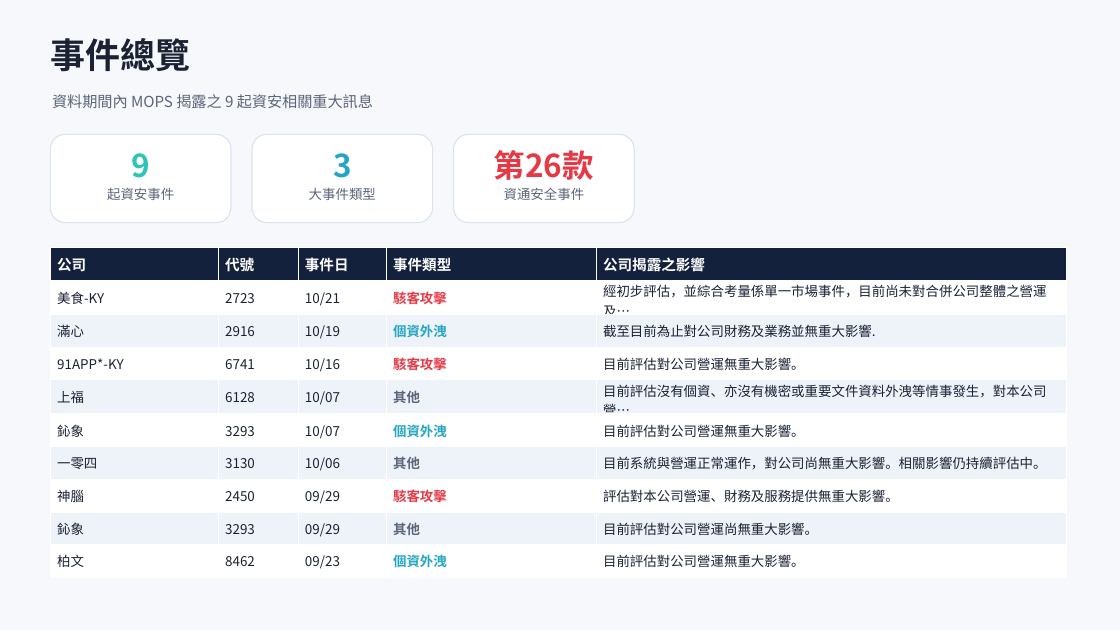
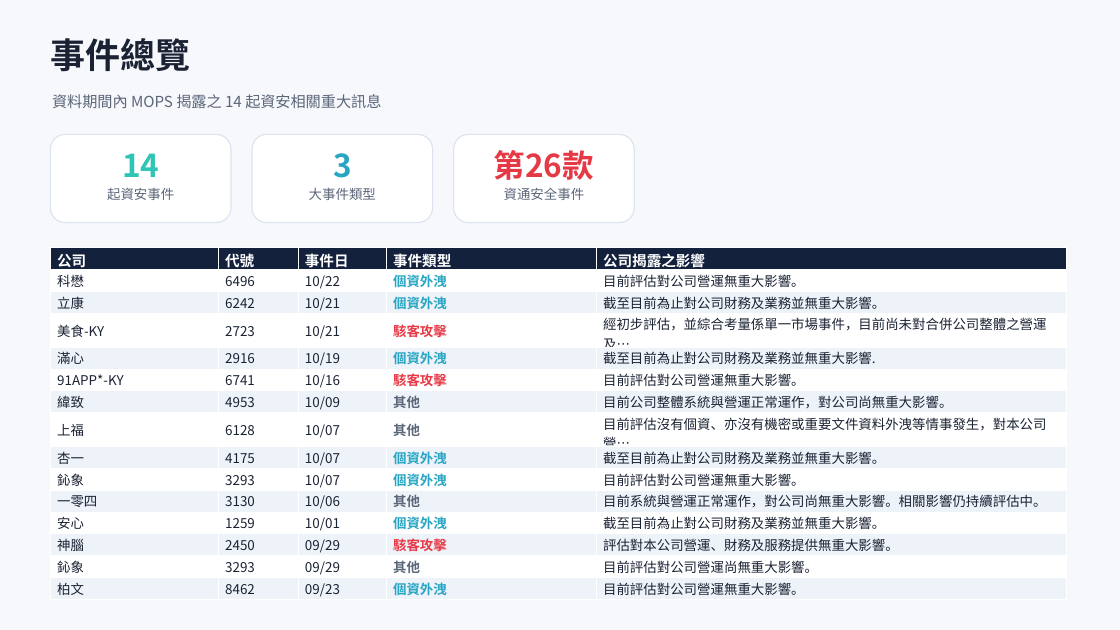
Before and after one commit to Johnnylin77/mops-isec-monitor, a slide deck: slide 2 of 資安事件因應分析.pptx. Drawn at 1120x630 pixels with LibreOffice and Linux fonts; fonts in the diff are those of the drawing. Boxes give left, top, right and bottom in pixels: in the first picture for what was removed or moved away, otherwise in the second. Text is boxed around its words. In the diff, an @@ line names an element or a change of style, - is before the commit and + after.

Commit message:
MOPS report: 2026-10-23

```diff
--- a/資安事件因應分析.pptx
+++ b/資安事件因應分析.pptx
@@ text at (52,94,381,108): text changed @@
-資料期間內 MOPS 揭露之 9 起資安相關重大訊息
+資料期間內 MOPS 揭露之 14 起資安相關重大訊息
@@ text at (122,153,159,177): text changed @@
-9
+14
@@ table at (50,248,1067,601) @@
+row 2: 科懋 | 6496 | 10/22 | 個資外洩 | 目前評估對公司營運無重大影響。
+row 3: 立康 | 6242 | 10/21 | 個資外洩 | 截至目前為止對公司財務及業務並無重大影響。
+row 7: 緯致 | 4953 | 10/09 | 其他 | 目前公司整體系統與營運正常運作，對公司尚無重大影響。
+row 9: 杏一 | 4175 | 10/07 | 個資外洩 | 截至目前為止對公司財務及業務並無重大影響。
+row 12: 安心 | 1259 | 10/01 | 個資外洩 | 截至目前為止對公司財務及業務並無重大影響。
```
Also in this commit, not shown: 6 other slides changed, 1 slide added, 2 other files.
